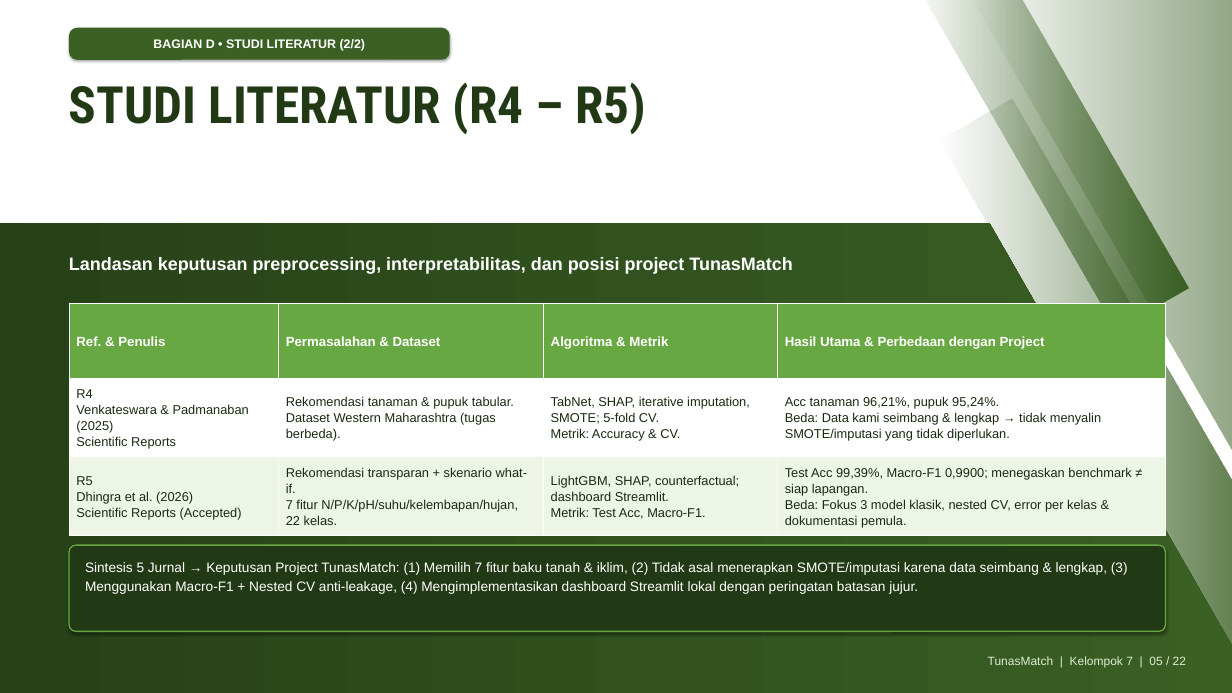
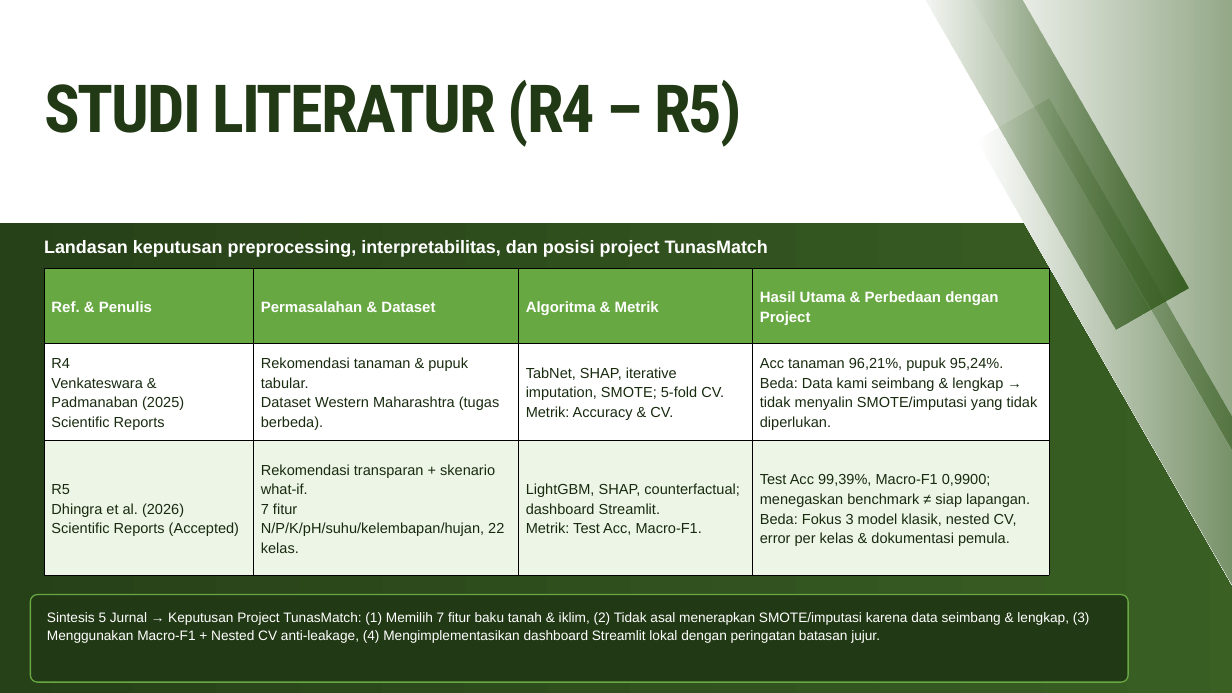
Before and after one commit to mikhailazka-dotcom/ML2026_TEK1302_Kelompok7_TunasMatch, a slide deck: slide 5 of presentation/Laporan_Proyek_Tanaman.pptx. Drawn at 1232x693 pixels with LibreOffice and Linux fonts; fonts in the diff are those of the drawing. Boxes give left, top, right and bottom in pixels: in the first picture for what was removed or moved away, otherwise in the second. Text is boxed around its words. In the diff, an @@ line names an element or a change of style, - is before the commit and + after.

Commit message:
Update PPT Laporan Project

```diff
--- a/presentation/Laporan_Proyek_Tanaman.pptx
+++ b/presentation/Laporan_Proyek_Tanaman.pptx
@@ rounded rectangle removed at box(69, 28, 450, 60) @@
-BAGIAN D • STUDI LITERATUR (2/2)
@@ text "STUDI LITERATUR (R4 – R5)": place and size @@
-text "STUDI LITERATUR (R4 – R5)" at box(69, 82, 646, 134)
+text "STUDI LITERATUR (R4 – R5)" at box(44, 80, 742, 147)
@@ text "STUDI LITERATUR (R4 – R5)" at box(44, 80, 742, 147): size 60 to 77.5 pt, text colour #223915 to gradient #223915 to #3A6024, letter spacing 0 to -2.3 pt; line spacing 1.05 to 76.7pt @@
@@ freeform shape: place and size @@
-freeform shape at box(940, 99, 1232, 662)
+freeform shape at box(977, 99, 1232, 662)
@@ freeform shape at box(0, 223, 1232, 693): outline redrawn @@
@@ text "Landasan keputusan preprocessing, interpretabilitas, dan ...": place and size @@
-text "Landasan keputusan preprocessing, interpretabilitas, dan ..." at box(69, 257, 792, 274)
+text "Landasan keputusan preprocessing, interpretabilitas, dan ..." at box(44, 240, 768, 257)
@@ text "Landasan keputusan preprocessing, interpretabilitas, dan ..." at box(44, 240, 768, 257): line spacing 1.12 to 28.2pt @@
@@ table at box(44, 268, 1049, 575) @@
@@ size 15.5 to 17.5 pt in "Ref. & Penulis", "Permasalahan & Dataset", "Algoritma & Metrik", "Hasil Utama & Perbedaan dengan Project" @@
@@ size 15 to 17 pt in "R4", "Venkateswara & Padmanaban (2025)", "Scientific Reports", "Rekomendasi tanaman & pupuk tabular." and 14 more places @@
@@ line spacing 1.12 to 23.5pt @@
@@ line spacing 1.12 to 22.8pt @@
@@ borders changed @@
@@ table: place and size @@
-table at box(69, 303, 1165, 532)
+table at box(44, 268, 1049, 575)
@@ rounded rectangle removed at box(69, 545, 1165, 631) @@
@@ freeform shape added at box(30, 594, 1128, 682), fill #223915, outline #68A842 1.5 pt @@
@@ text "Sintesis 5 Jurnal → Keputusan ...": place and size @@
-text "Sintesis 5 Jurnal → Keputusan ..." at box(85, 562, 1128, 594)
+text "Sintesis 5 Jurnal → Keputusan ..." at box(47, 612, 1090, 643)
@@ text "Sintesis 5 Jurnal → Keputusan ..." at box(47, 612, 1090, 643): line spacing 1.15 to 22.1pt @@
@@ text removed at box(988, 656, 1186, 668) @@
-TunasMatch | Kelompok 7 | 05 / 22
```
Also in this commit, not shown: 20 other slides changed, 1 slide added, 1 slide removed, 1 other file.
